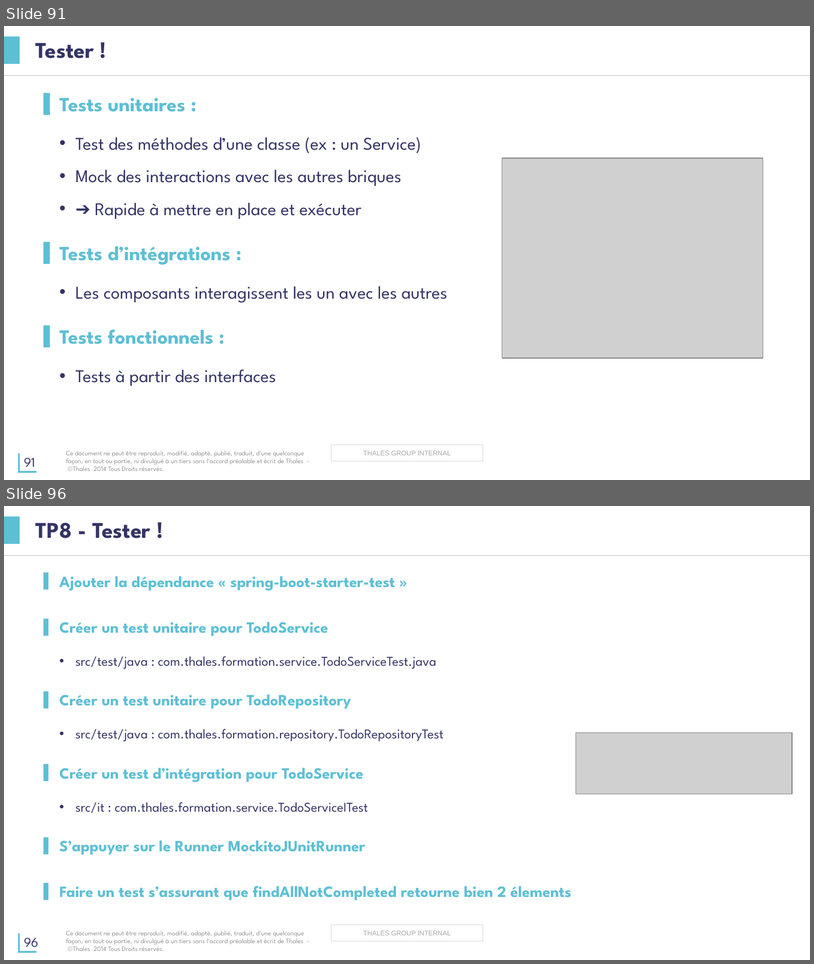
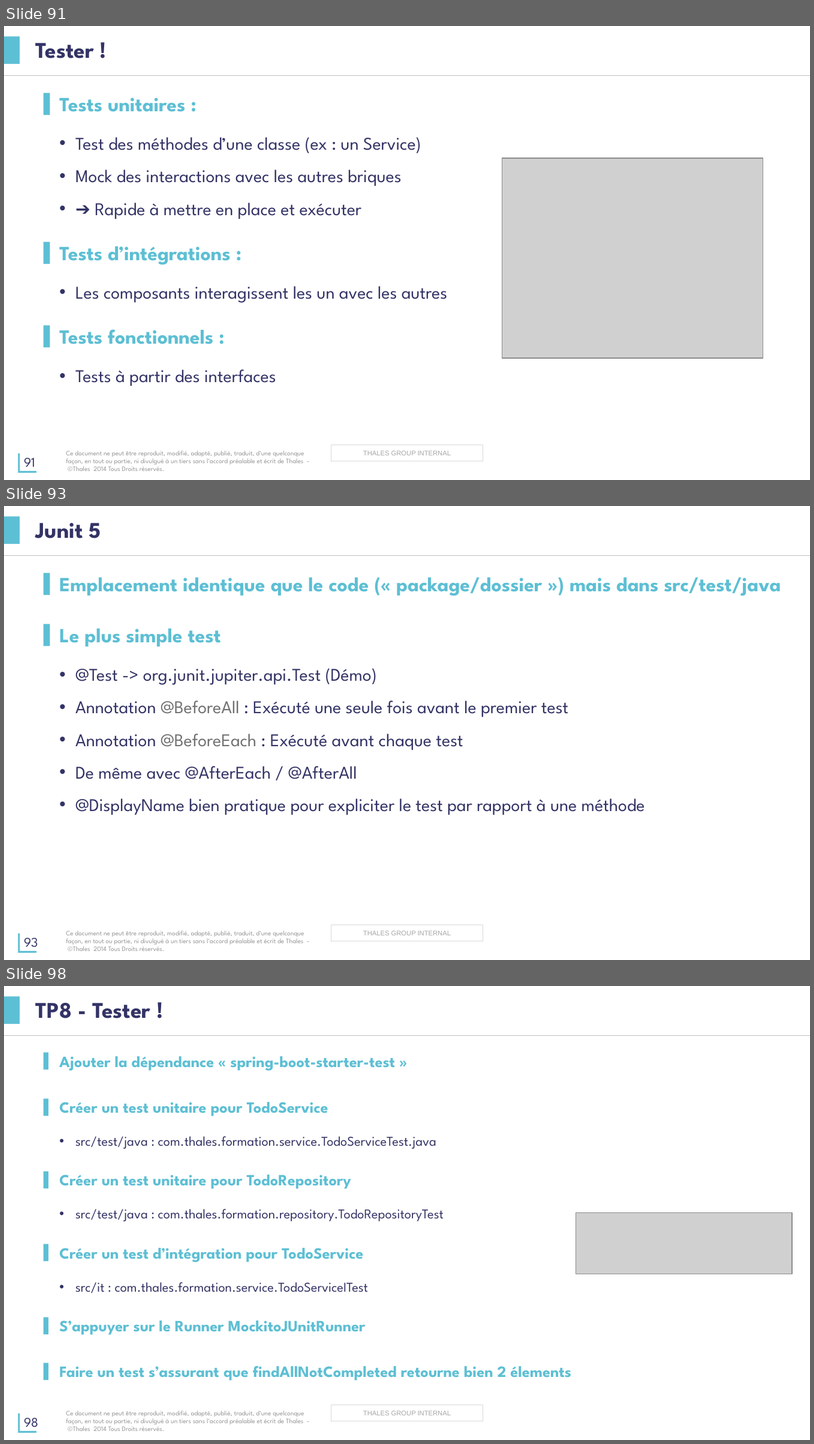
Before and after one commit to tsn-coding-dojo/java-spring-formation, a slide deck: présentation/Formation-Java.pptx. Shown one above the other, each under a label of ours: slides 91 and 96 before the commit, slides 91, 93 and 98 after it; the slides between them are not shown. The pictures are 814x964 and 814x1444 pixels, drawn with LibreOffice and Linux fonts; fonts in the diff are those of the drawing; grey boxes stand for pictures; background and template pictures are left out. Boxes give left, top, right and bottom in pixels: in the first picture for what was removed or moved away, otherwise in the second. Text is boxed around its words. In the diff, an @@ line names an element or a change of style, - is before the commit and + after.

Commit message:
Update TP8 around testing - there are still some test to cleanup

```diff
--- a/présentation/Formation-Java.pptx
+++ b/présentation/Formation-Java.pptx
@@ slide 93 added at (x1=4, y1=506, x2=810, y2=960), background #FFFFFF; not listed: 6 template elements that a slide beside it also shows @@
@@ title added at (x1=36, y1=523, x2=101, y2=538), 20 pt, text #333366, bold @@
+Junit 5
@@ text added at (x1=59, y1=577, x2=781, y2=815), 16 pt, text #333366 @@
+▌ Emplacement identique que le code (« package/dossier ») mais dans src/test/java
+▌ Le plus simple test
+  • @Test -> org.junit.jupiter.api.Test (Démo)
+  • Annotation @BeforeAll : Exécuté une seule fois avant le premier test
+  • Annotation @BeforeEach : Exécuté avant chaque test
+  • De même avec @AfterEach / @AfterAll
+  • @DisplayName bien pratique pour expliciter le test par rapport à une méthode
@@ what was slide 96 is now slide 98 @@
@@ page number at (x1=24, y1=1417, x2=38, y2=1426): text changed @@
-96
+98
```
Also in this commit, not shown: 4 slides changed, 1 other slide added, 13 other files.
